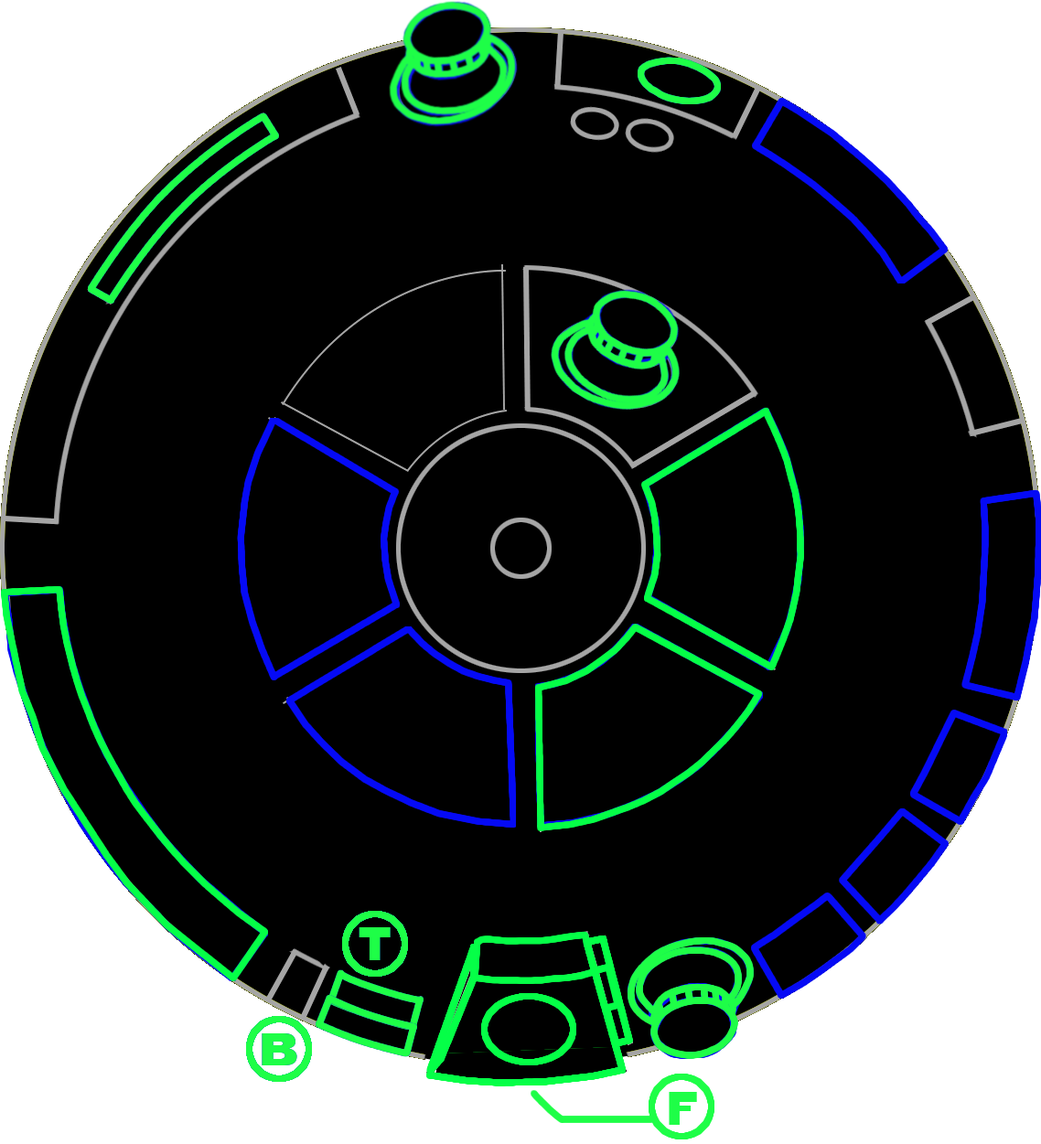
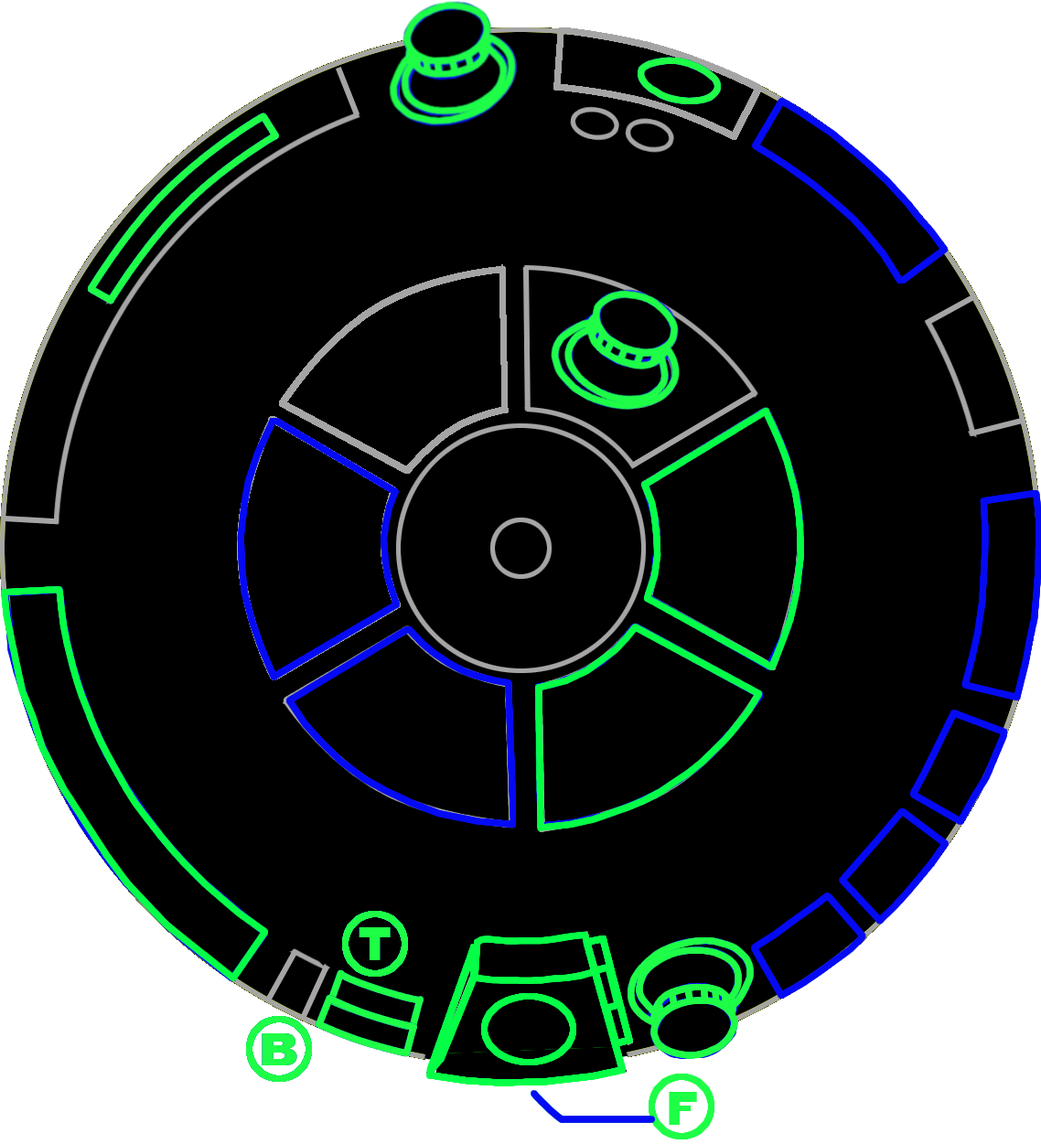
Layer changes from the first 1041 × 1144 image to the second:
showed "Front PSI Line Blue" over [530, 1090, 655, 1124]
painted on "DomeOutline" over [236, 27, 805, 833]
